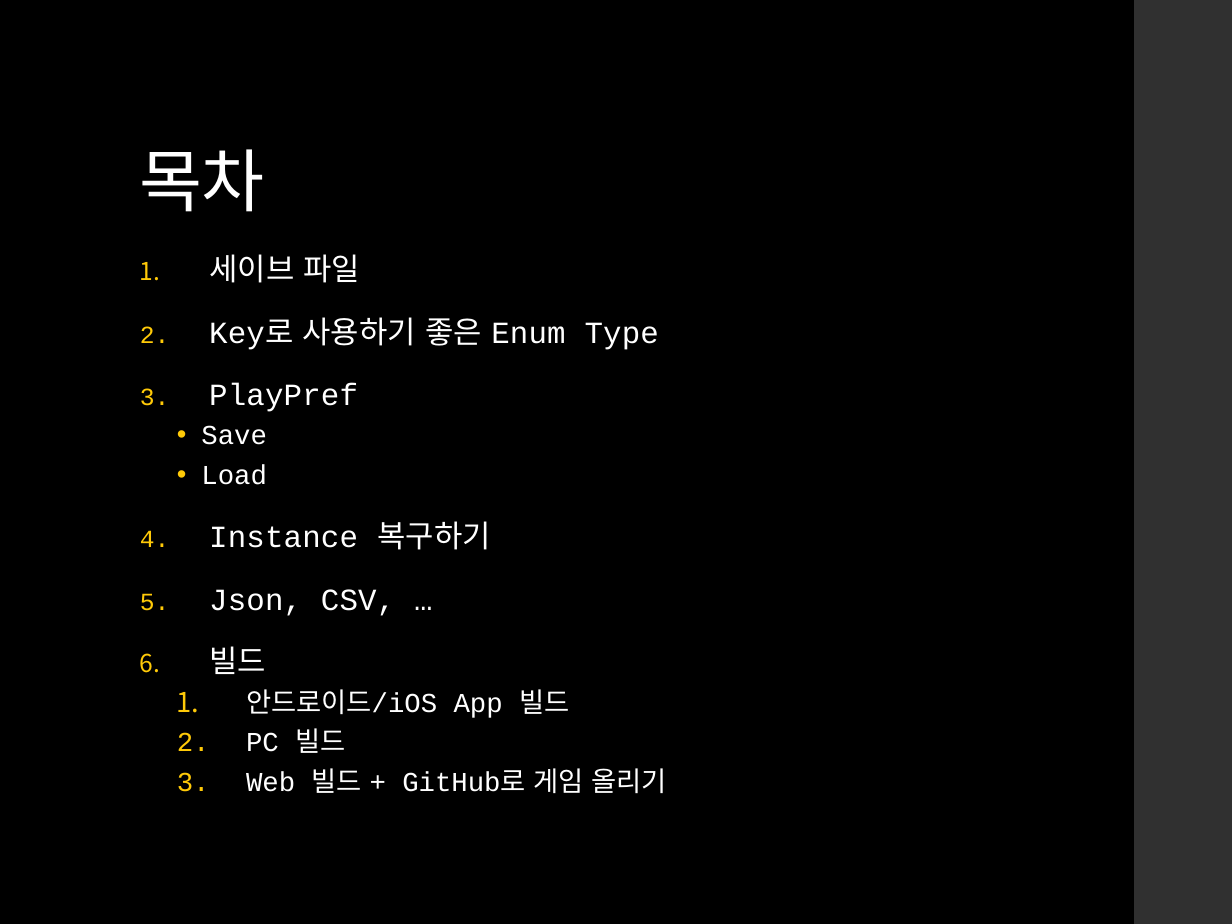
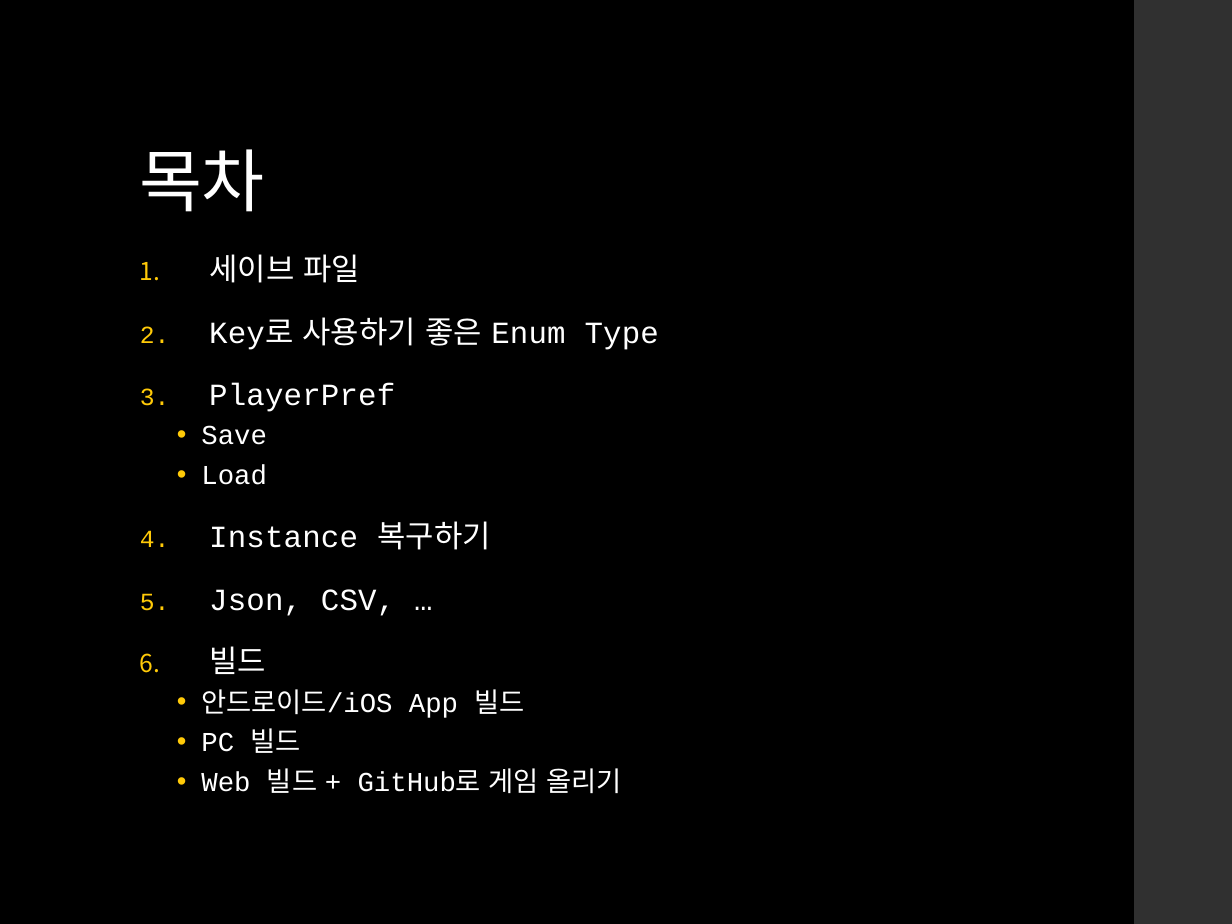
Before and after one commit to IamGroooooot/cien-unity-2020, a slide deck: slide 2 of 7. 게임 데이터와 빌드하기.pptx. Drawn at 1232x924 pixels with LibreOffice and Linux fonts; fonts in the diff are those of the drawing. Boxes give left, top, right and bottom in pixels: in the first picture for what was removed or moved away, otherwise in the second. Text is boxed around its words. In the diff, an @@ line names an element or a change of style, - is before the commit and + after.

Commit message:
Fix Typo in week 6/7 PPT

```diff
--- a/7. 게임 데이터와 빌드하기.pptx
+++ b/7. 게임 데이터와 빌드하기.pptx
@@ text at (x1=209, y1=383, x2=395, y2=412): text changed @@
-3. PlayPref
+3. PlayerPref
@@ text at (x1=201, y1=689, x2=622, y2=794): bullet 1. to • @@
```
Also in this commit, not shown: 6 other slides changed, 3 other files.
